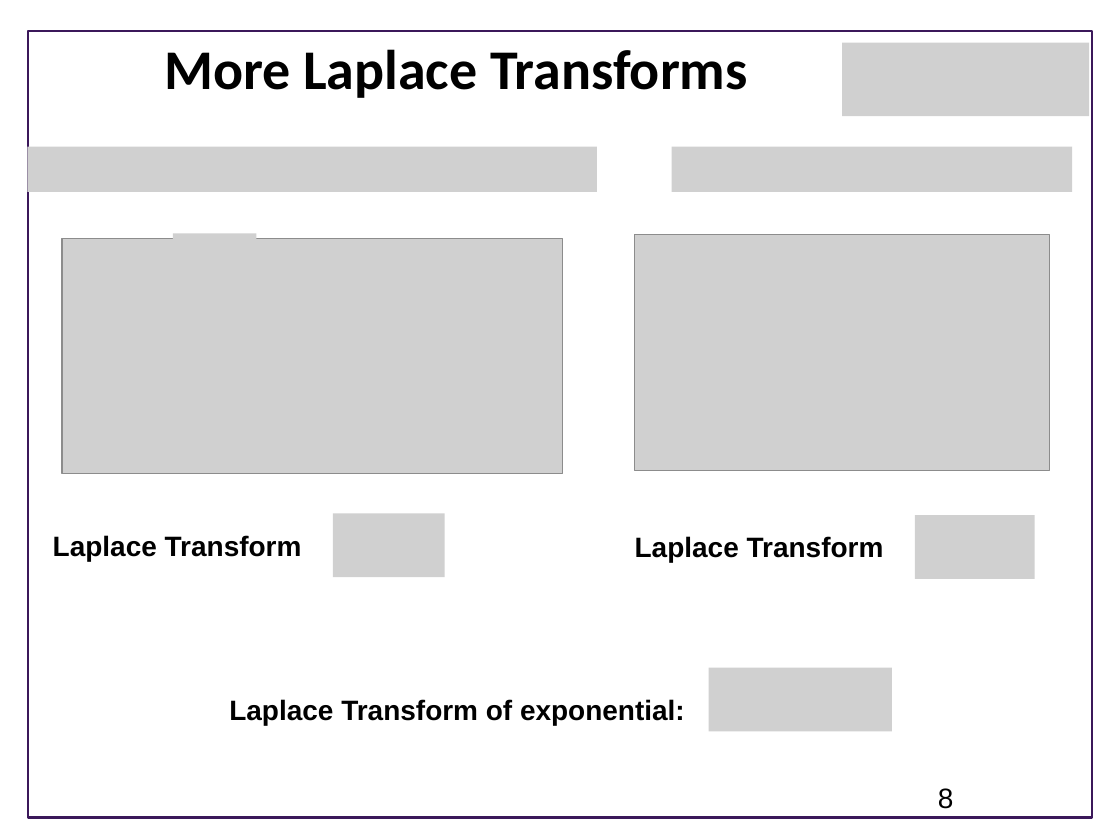
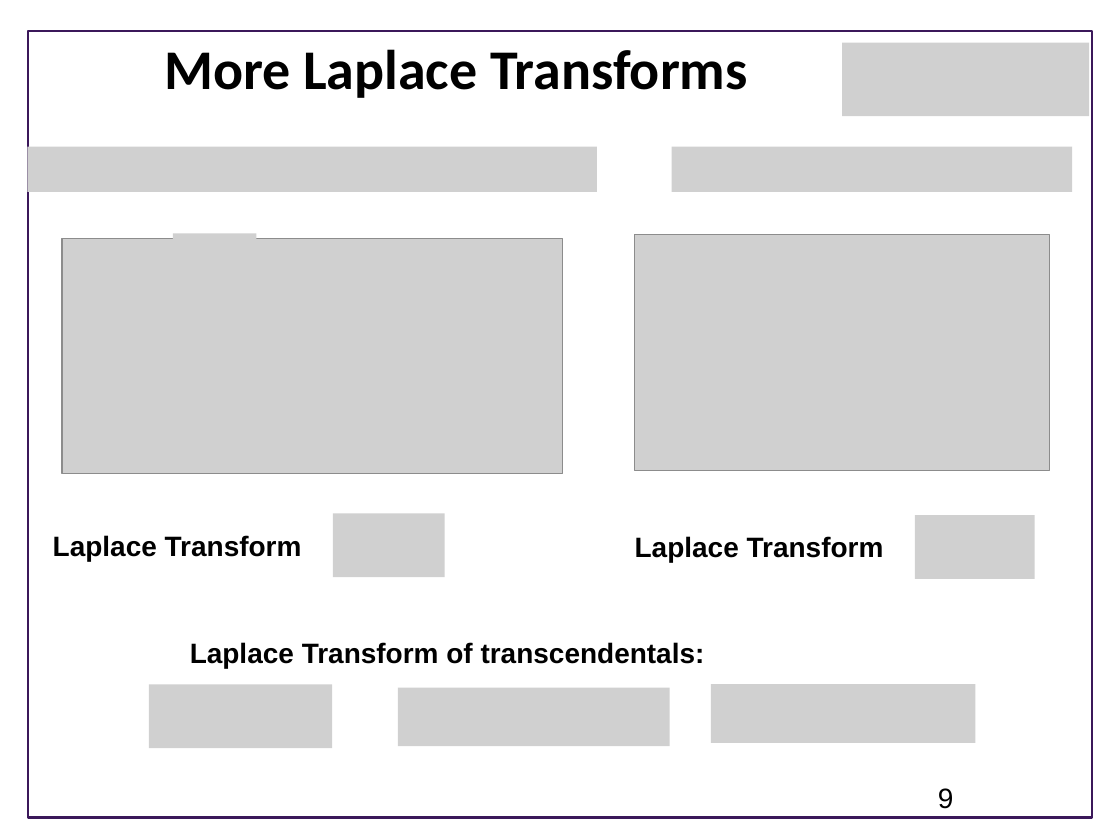
Before and after one commit to joseph-hellerstein/advanced-controls-lectures, a slide deck: slide 9 of Lecture_8-Analysis-Using-Block-Diagrams/Analysis-Using-Block-Diagrams.pptx (slide 8 before the commit). Drawn at 1120x840 pixels with LibreOffice and Linux fonts; fonts in the diff are those of the drawing; grey boxes stand for pictures; background and template pictures are left out. Boxes give left, top, right and bottom in pixels: in the first picture for what was removed or moved away, otherwise in the second. Text is boxed around its words. In the diff, an @@ line names an element or a change of style, - is before the commit and + after.

```diff
--- a/Lecture_8-Analysis-Using-Block-Diagrams/Analysis-Using-Block-Diagrams.pptx
+++ b/Lecture_8-Analysis-Using-Block-Diagrams/Analysis-Using-Block-Diagrams.pptx
@@ text at box(190, 642, 705, 668): text changed @@
-Laplace Transform of exponential:
+Laplace Transform of transcendentals:
@@ picture added at box(149, 684, 333, 748) @@
@@ picture added at box(398, 688, 670, 746) @@
@@ picture removed at box(709, 668, 893, 731) @@
@@ picture added at box(711, 684, 976, 743) @@
@@ page number at box(938, 788, 954, 809): text changed @@
-8
+9
```
Also in this commit, not shown: 10 other slides changed, 2 slides added, 1 slide removed.
